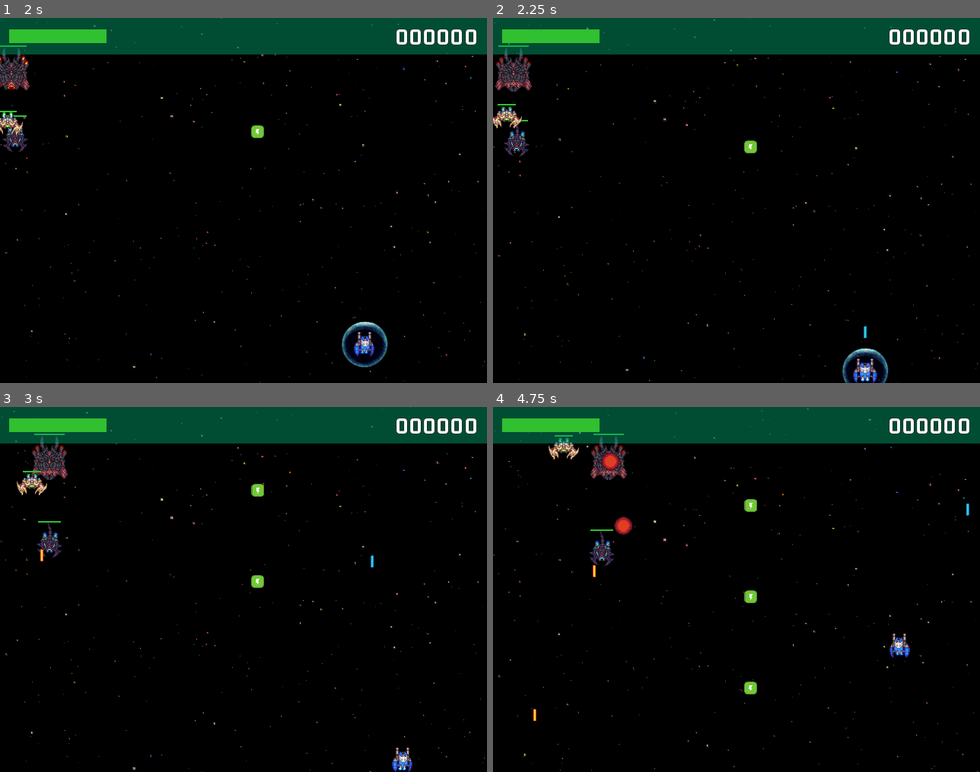
Above: before the commit, frames 1-4 (two rows, left to right).
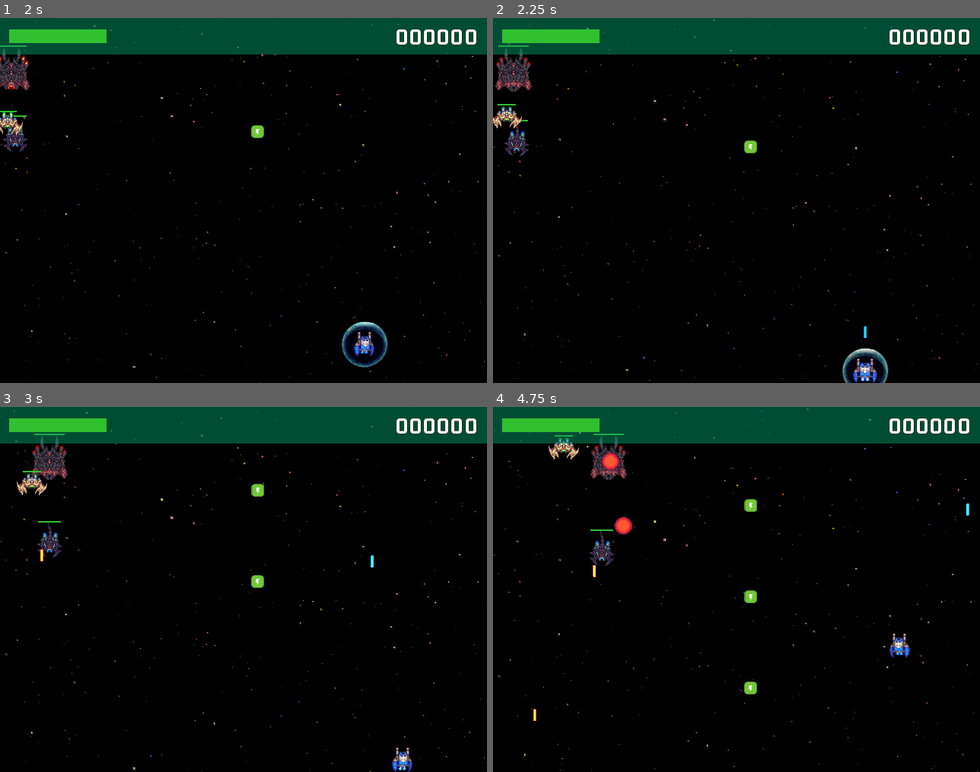
Above: after the commit, the same moments.

Repository: jaerrib/learning-godot
Game: Godot game, scene res://scenes/main/main.tscn
Two runs of this game, one before a commit and one after it. Both use one fixed random seed, a clock stepped at 60 frames per second and the inputs below.
Inputs:
- Up to frame 1 (2 s): click "Play" at 0.5 s; hold D (right) from 1.28 s (still down); tap M (maker) at 1.35 s
- Up to frame 2 (2.25 s): release D (right) at 2.03 s; hold S (down) from 2.03 s (still down); tap Space (shoot) at 2.1 s
- Up to frame 3 (3 s): release S (down) at 2.78 s; hold D (right) from 2.78 s (still down); tap M (maker) at 2.85 s
- Up to frame 4 (4.75 s): release D (right) at 3.53 s; hold W (up) 3.53-4.28 s; tap Space (shoot) at 3.6 s; hold A (left) from 4.28 s (still down); tap M (maker) at 4.35 s

Frame 1 is identical in both runs. In frame 2, 0.2% of the frame differs, in the area x 71-82%, y 90-100%; in frame 3, less than 0.1%; in frame 4, 0.3%, in the area x 8-98%, y 12-87%.

Commit message:
Add flicker effect to enemy bullets

Diff:
--- a/space-ace/scenes/bullets/base_bullet.gd
+++ b/space-ace/scenes/bullets/base_bullet.gd
@@ -2,6 +2,9 @@
 
 
 class_name BaseBullet
+
+
+@onready var sprite_2d: Sprite2D = $Sprite2D
 
 
 enum BulletType { PLAYER, ENEMY, ENEMYBOMB }
@@ -14,6 +17,7 @@
 # Called every frame. 'delta' is the elapsed time since the previous frame.
 func _process(delta: float) -> void:
 	position += _direction * _speed * delta
+	SpaceUtils.sprite_flicker(sprite_2d)
 
 
 func setup(dir: Vector2, sp: float) -> void:
